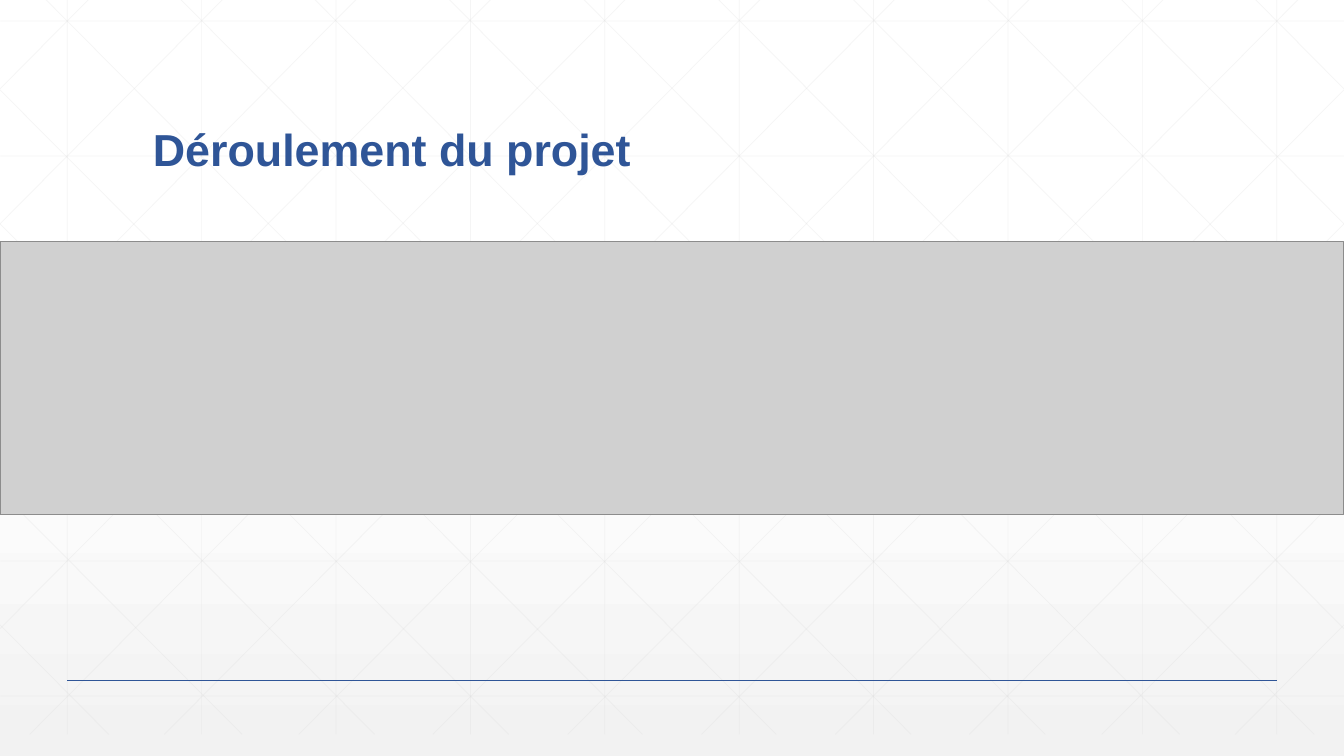
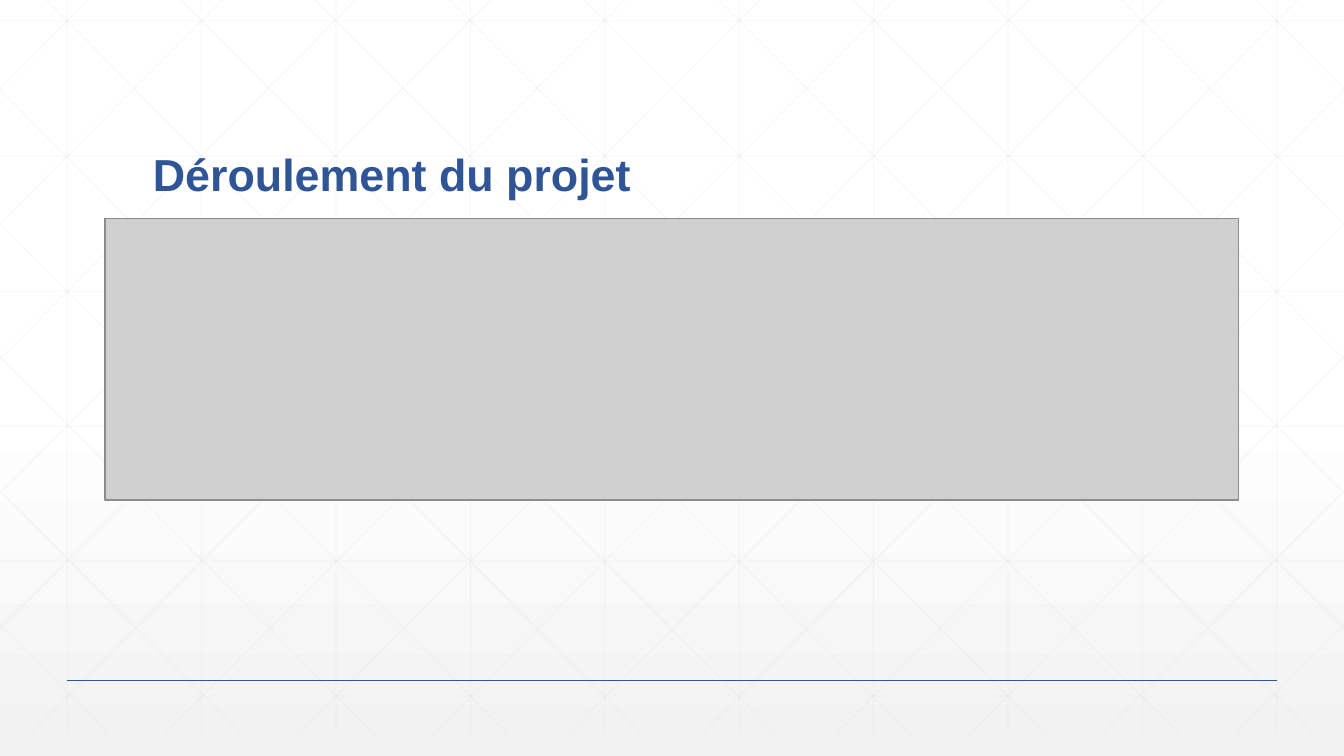
Before and after one commit to SAGNA01/WDEA, a slide deck: slide 7 of WeightedDifferentialEvolutionAlgorithm.pptx. Drawn at 1344x756 pixels with LibreOffice and Linux fonts; fonts in the diff are those of the drawing; grey boxes stand for pictures. Boxes give left, top, right and bottom in pixels: in the first picture for what was removed or moved away, otherwise in the second. Text is boxed around its words. In the diff, an @@ line names an element or a change of style, - is before the commit and + after.

```diff
--- a/WeightedDifferentialEvolutionAlgorithm.pptx
+++ b/WeightedDifferentialEvolutionAlgorithm.pptx
@@ title "Déroulement du projet": place and size @@
-title "Déroulement du projet" at box(153, 133, 630, 175)
+title "Déroulement du projet" at box(153, 158, 630, 200)
@@ picture: place and size @@
-picture at box(0, 241, 1344, 515)
+picture at box(105, 219, 1239, 500)
```
Also in this commit, not shown: 2 other slides changed.
